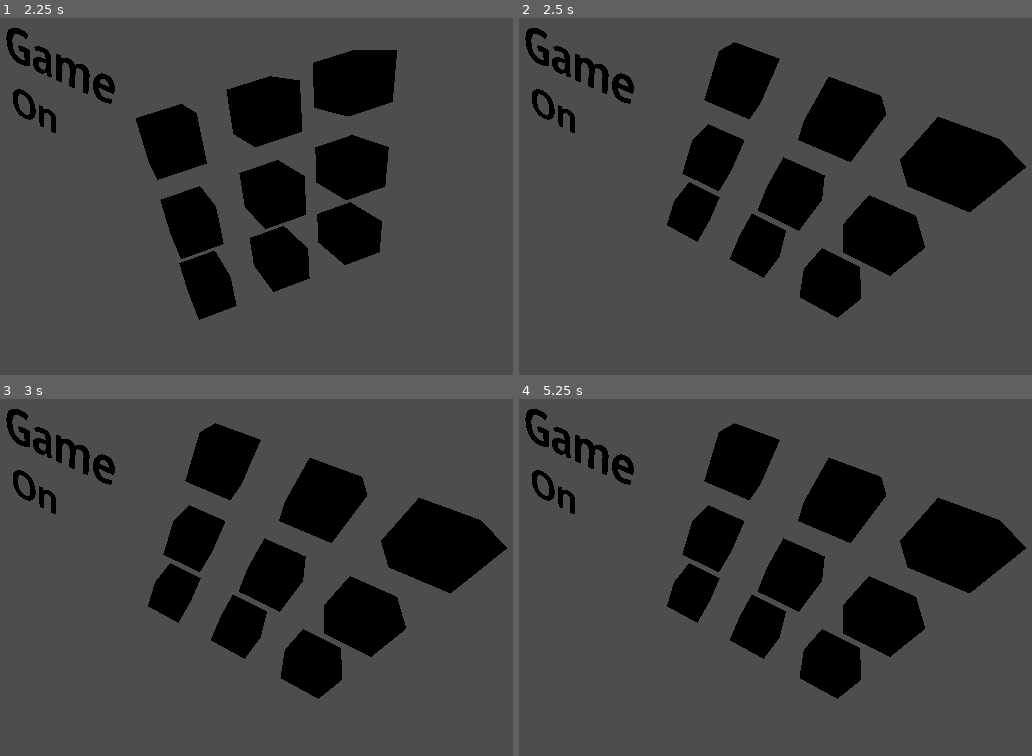
Above: before the commit, frames 1-4 (two rows, left to right).
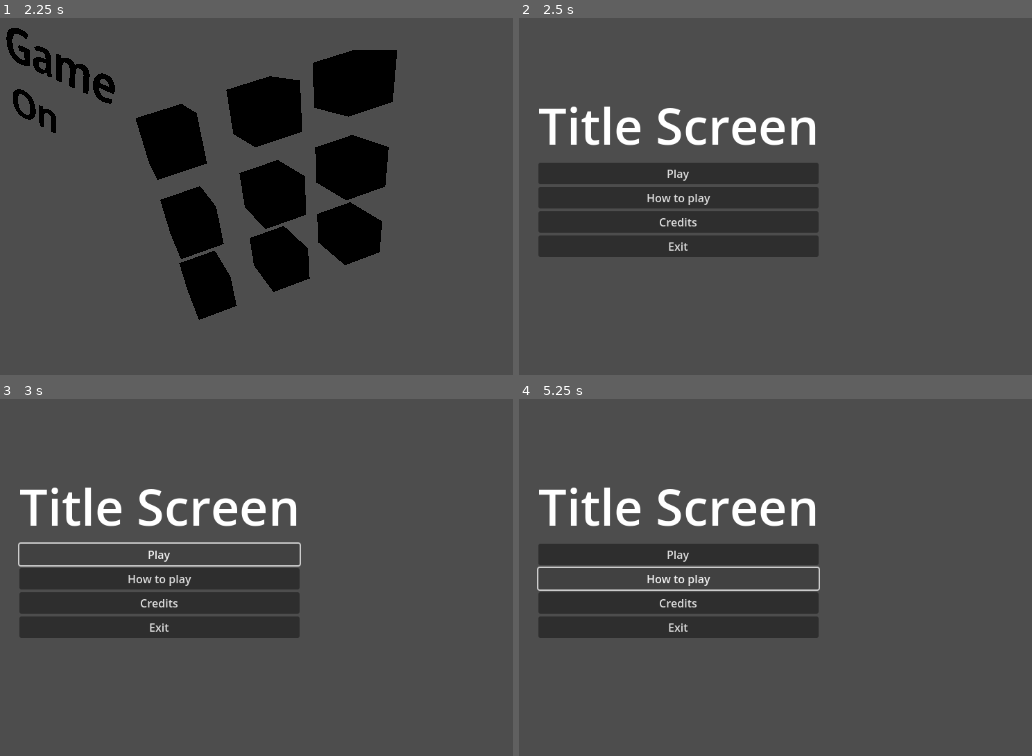
Above: after the commit, the same moments.

Repository: learnictnow/godot-team-project-template
Game: Godot game, scene res://TeamMember2/introduction_splash.tscn
Same seed, same stepped clock (60 frames per second), same inputs: the game is played once before the commit and once after it.
Inputs (mouse positions are in pixels of both pictures, inside the frame that each line leads up to):
- Up to frame 1 (2.25 s): no input
- Up to frame 2 (2.5 s): no input
- Up to frame 3 (3 s): click (159, 556) at 2.75 s, where only the run after the commit has a clickable "Play"
- Up to frame 4 (5.25 s): click (678, 556) at 3.5 s, where only the run after the commit has a clickable "Play"; click (678, 556) at 4.25 s, where only the run after the commit has a clickable "Play"; click (678, 577) at 5 s, where only the run after the commit has a clickable "How to play"

Frame 1 is identical in both runs. In frame 2, 30% of the frame differs, in the area x 1-99%, y 2-85%; in frame 3, 28%; in frame 4, 28%.

Commit message:
Splash screen loads menu
start menu loaded after initial animation

Diff:
--- a/TeamMember2/introduction_splash.gd
+++ b/TeamMember2/introduction_splash.gd
@@ -1,5 +1,6 @@
 extends Node3D
 
+@export_file("*.tscn") var scene
 
 # Called when the node enters the scene tree for the first time.
 func _ready():
@@ -14,4 +15,5 @@
 func _on_animation_player_animation_finished(anim_name):
 	if anim_name == "splash":
 		print("Animation Splash finished")
+		get_tree().change_scene_to_file(scene)
 	pass # Replace with function body.
--- a/TeamMember2/introduction_splash.tscn
+++ b/TeamMember2/introduction_splash.tscn
@@ -83,6 +83,7 @@
 
 [node name="IntroductionSplash" type="Node3D"]
 script = ExtResource("1_0edse")
+scene = "res://TeamMember1/start_menu.tscn"
 
 [node name="Camera3D" type="Camera3D" parent="."]
 transform = Transform3D(0.875, -0.433013, 0.216506, 0.216506, 0.75, 0.625, -0.433013, -0.5, 0.75, -1, 4, 6)
@@ -98,7 +99,6 @@
 autoplay = "splash"
 
 [node name="Marker3D" type="Marker3D" parent="."]
-transform = Transform3D(1, 0, 0, 0, 1, 0, 0, 0, 1, 0, 0, 0)
 
 [node name="MeshInstance3D" type="MeshInstance3D" parent="Marker3D"]
 mesh = SubResource("BoxMesh_4g23x")
